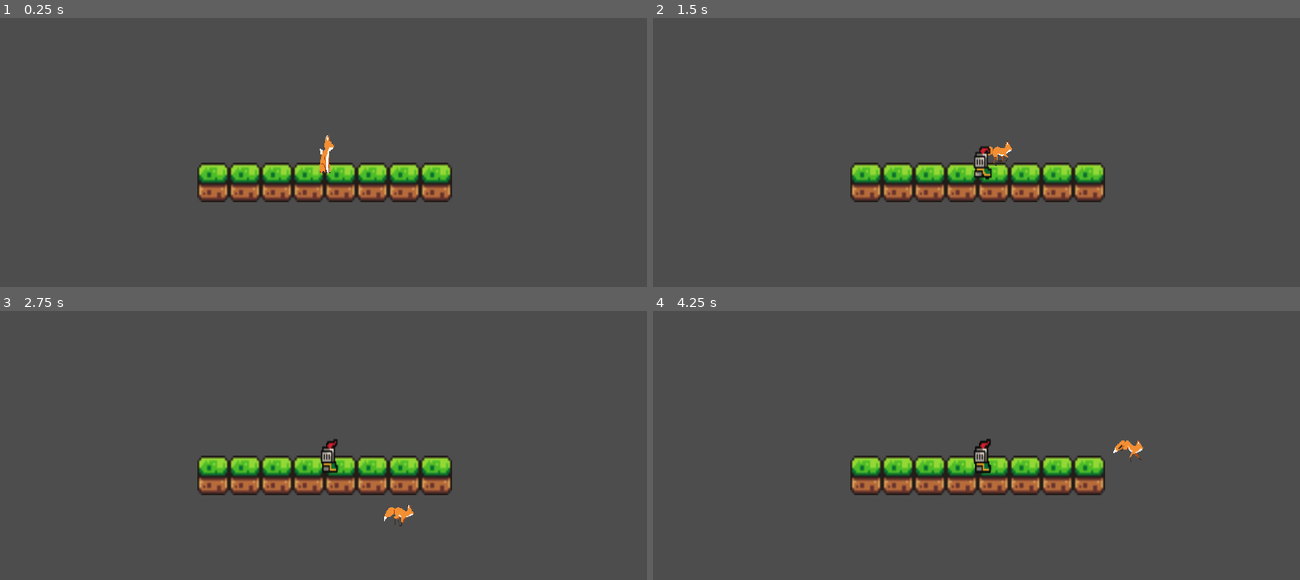
Above: before the commit, frames 1-4 (two rows, left to right).
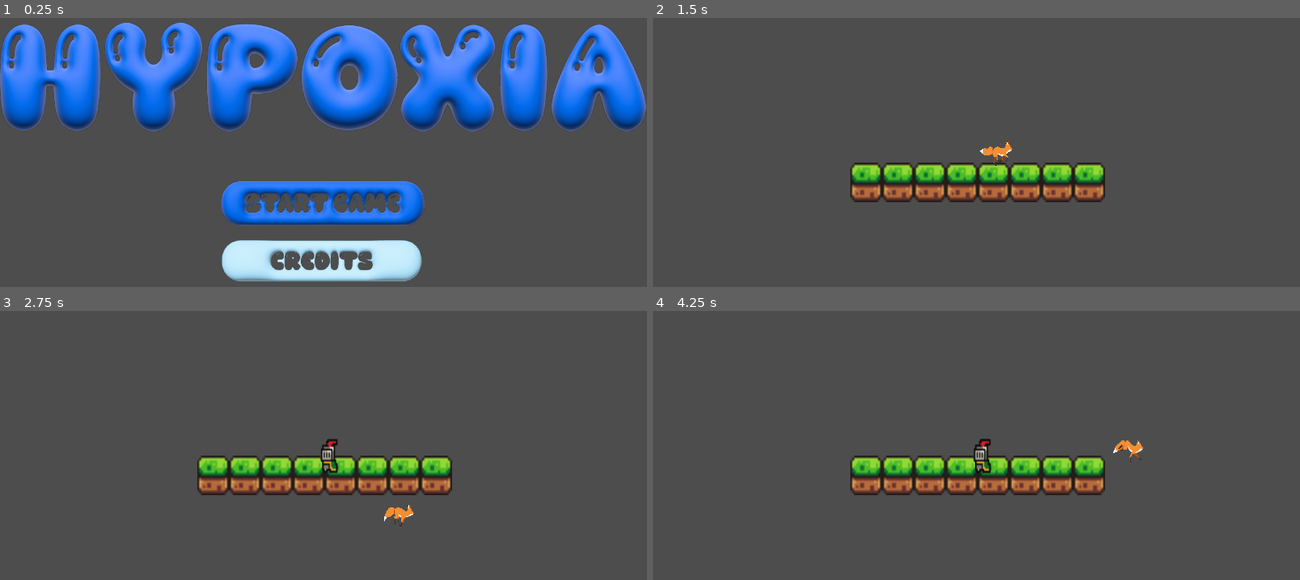
Above: after the commit, the same moments.

Repository: Tonevanda/hypoxia
Game: Godot game, scene res://scenes/startgamebutton.tscn
Same seed, same stepped clock (60 frames per second), same inputs: the game is played once before the commit and once after it. Before the commit the project starts from res://scenes/main.tscn.
Inputs (mouse positions are in pixels of both pictures, inside the frame that each line leads up to):
- Up to frame 1 (0.25 s): no input
- Up to frame 2 (1.5 s): click (976, 203) at 0.52 s; hold Right (ui_right) from 1.28 s (still down)
- Up to frame 3 (2.75 s): release Right (ui_right) at 2.03 s; hold Down (ui_down) from 2.03 s (still down)
- Up to frame 4 (4.25 s): release Down (ui_down) at 2.78 s; hold Right (ui_right) 2.78-3.53 s; hold Up (ui_up) from 3.53 s (still down)

The runs differ from the first frame. In frame 1, 39% of the frame differs, in the area x 0-100%, y 1-98%; in frame 2, 0.2%; in frame 3, 0.2%; in frame 4, 0.2%.

Commit message:
added title screen

Diff:
--- a/project.godot
+++ b/project.godot
@@ -11,7 +11,7 @@
 [application]
 
 config/name="Hypoxia"
-run/main_scene="res://scenes/main.tscn"
+run/main_scene="res://scenes/startgamebutton.tscn"
 config/features=PackedStringArray("4.3", "Forward Plus")
 config/icon="res://icon.svg"
 
--- /dev/null
+++ b/scenes/startgamebutton.tscn
@@ -0,0 +1,32 @@
+[gd_scene load_steps=3 format=3 uid="uid://kuqkxecgc8ak"]
+
+[ext_resource type="Texture2D" uid="uid://01mdkbyy7y5t" path="res://assets/Hypoxia-main-menu.png" id="1_0udba"]
+[ext_resource type="Script" path="res://whale/button.gd" id="2_e5t0j"]
+
+[node name="Node2D" type="Node2D"]
+
+[node name="Control" type="Control" parent="."]
+layout_mode = 3
+anchors_preset = 0
+offset_right = 40.0
+offset_bottom = 40.0
+
+[node name="TextureRect" type="TextureRect" parent="Control"]
+layout_mode = 0
+offset_top = 155.0
+offset_right = 1170.0
+offset_bottom = 624.0
+scale = Vector2(1.63861, 1.64256)
+texture = ExtResource("1_0udba")
+
+[node name="Button" type="Button" parent="Control/TextureRect"]
+layout_mode = 0
+offset_left = 397.0
+offset_top = 287.0
+offset_right = 421.0
+offset_bottom = 298.0
+scale = Vector2(15.5515, 7.14526)
+flat = true
+script = ExtResource("2_e5t0j")
+
+[connection signal="pressed" from="Control/TextureRect/Button" to="Control/TextureRect/Button" method="_on_pressed"]
--- /dev/null
+++ b/whale/button.gd
@@ -0,0 +1,15 @@
+extends Button
+
+
+# Called when the node enters the scene tree for the first time.
+func _ready() -> void:
+	pass # Replace with function body.
+
+
+# Called every frame. 'delta' is the elapsed time since the previous frame.
+func _process(delta: float) -> void:
+	pass
+
+
+func _on_pressed() -> void:
+	get_tree().change_scene_to_file("res://scenes/main.tscn")
Binary file added: assets/Hypoxia-main-menu.png
Not shown, added: assets/Hypoxia-main-menu.png.import
